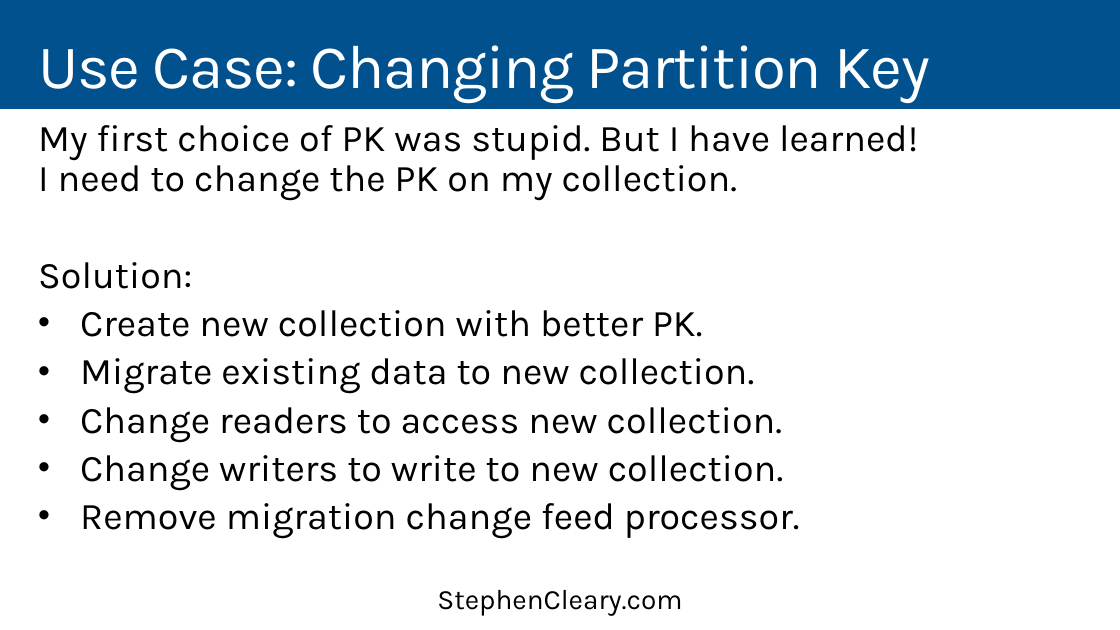
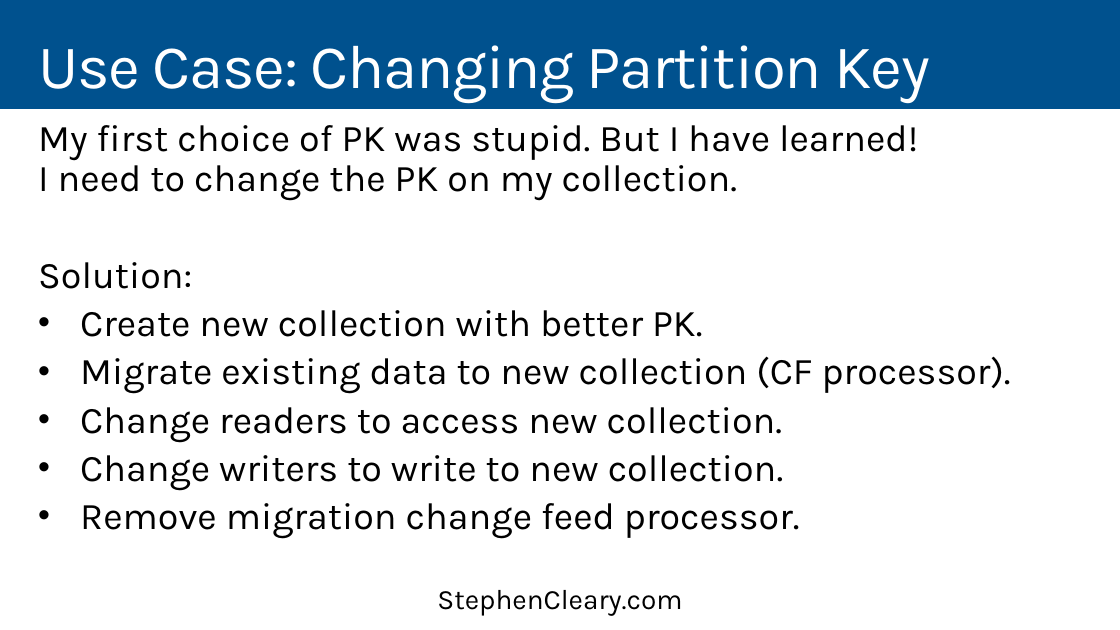
Before and after one commit to StephenCleary/Presentations, a slide deck: slide 49 of CosmosDB/CosmosDB - 16.9.pptx (slide 48 before the commit). Drawn at 1120x630 pixels with LibreOffice and Linux fonts; fonts in the diff are those of the drawing. Boxes give left, top, right and bottom in pixels: in the first picture for what was removed or moved away, otherwise in the second. Text is boxed around its words. In the diff, an @@ line names an element or a change of style, - is before the commit and + after.

```diff
--- a/CosmosDB/CosmosDB - 16.9.pptx
+++ b/CosmosDB/CosmosDB - 16.9.pptx
@@ text at [80,356,1011,394]: text changed @@
-• Migrate existing data to new collection.
+• Migrate existing data to new collection (CF processor).
```
Also in this commit, not shown: 15 other slides changed, 4 other files.
